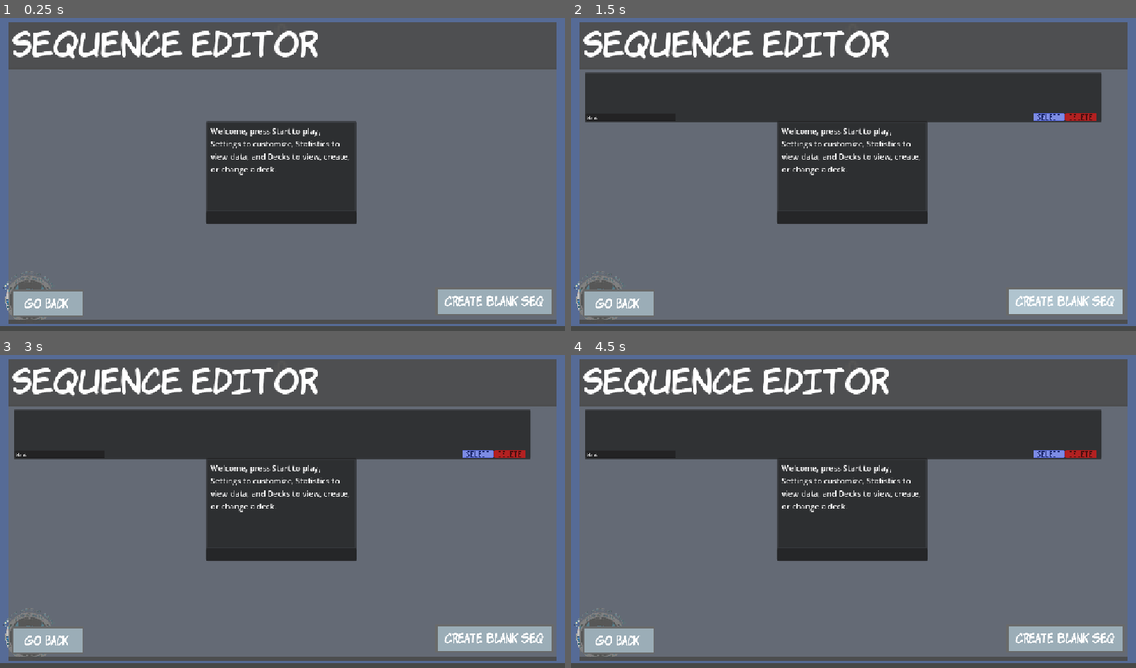
Above: before the commit, frames 1-4 (two rows, left to right).
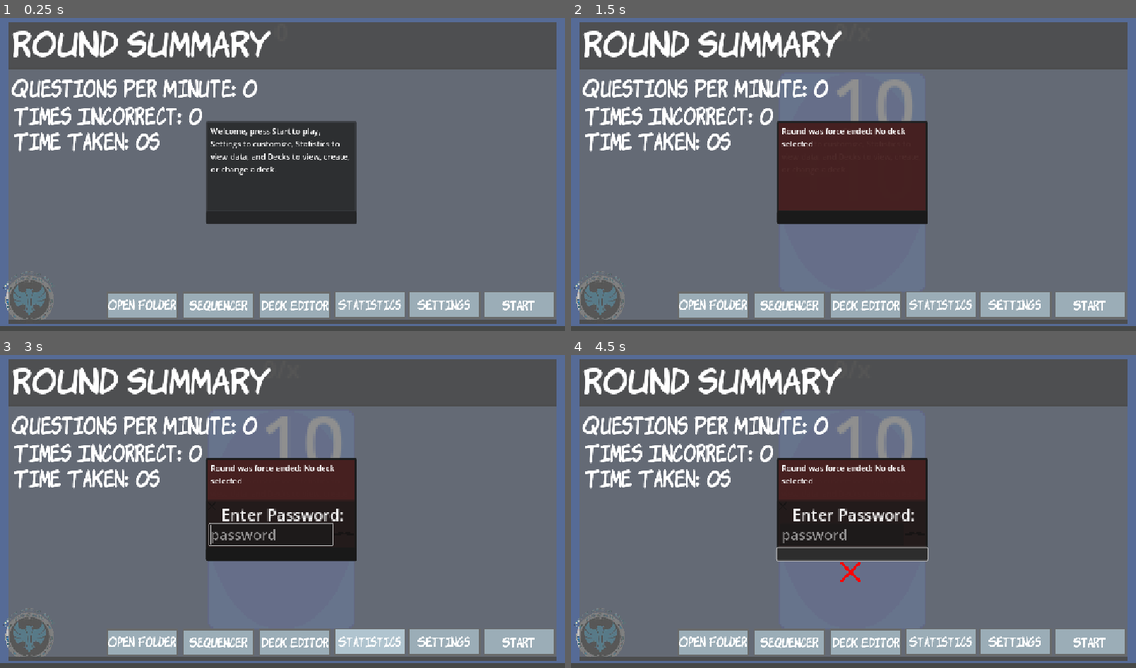
Above: after the commit, the same moments.

Repository: 255-Ping/Flashcards
Game: Godot game, scene res://Scenes/flash_card_main.tscn
The game is run twice, just before and just after one commit, with the same random seed, the same clock (stepped at 60 frames per second) and the same inputs.
Inputs (mouse positions are in pixels of both pictures, inside the frame that each line leads up to):
- Up to frame 1 (0.25 s): no input
- Up to frame 2 (1.5 s): click (1090, 305) at 0.5 s, where only the run after the commit has a clickable "Start"; click (1090, 305) at 1.25 s, where only the run after the commit has a clickable "Start"
- Up to frame 3 (3 s): click (497, 639) at 2 s, where only the run before the commit has a clickable "Create Blank Seq"; click (367, 642) at 2.75 s, where only the run after the commit has a clickable "Statistics"
- Up to frame 4 (4.5 s): click (1051, 455) at 3.52 s; click (853, 555) at 4.27 s

The runs differ from the first frame. In frame 1, 11% of the frame differs, in the area x 2-98%, y 4-96%; in frame 2, 25%; in frame 3, 28%; in frame 4, 28%.

Commit message:
Stable for Web Build

Diff:
--- a/Scenes/flash_card_main.tscn
+++ b/Scenes/flash_card_main.tscn
@@ -197,7 +197,6 @@
 vertical_alignment = 1
 
 [node name="RestartRound" type="Control" parent="."]
-visible = false
 z_index = 1000
 anchors_preset = 0
 offset_right = 40.0
@@ -907,6 +906,7 @@
 text = "Import"
 
 [node name="SequenceEditor" type="Control" parent="."]
+visible = false
 anchors_preset = 0
 offset_right = 40.0
 offset_bottom = 40.0
@@ -973,6 +973,7 @@
 offset_top = 121.0
 offset_right = 1127.0
 offset_bottom = 329.0
+vertical_scroll_mode = 2
 
 [node name="VBoxContainer" type="VBoxContainer" parent="SequenceEditor/ScrollContainer"]
 layout_mode = 2
@@ -985,9 +986,11 @@
 offset_top = 345.0
 offset_right = 1127.0
 offset_bottom = 553.0
+horizontal_scroll_mode = 2
 
 [node name="HBoxContainer" type="HBoxContainer" parent="SequenceEditor/ScrollContainerDeck"]
 layout_mode = 2
+size_flags_horizontal = 3
 
 [node name="AudioStreamPlayer2D" type="AudioStreamPlayer2D" parent="."]
 stream = ExtResource("16_svhce")
--- a/Scenes/sequence_deck.tscn
+++ b/Scenes/sequence_deck.tscn
@@ -7,20 +7,22 @@
 [ext_resource type="Texture2D" uid="uid://c6aa5fwy0i3nc" path="res://Textures/Buttons/x_hover.png" id="6_7kuid"]
 
 [node name="SequenceDeck" type="Control"]
-custom_minimum_size = Vector2(56, 76)
+custom_minimum_size = Vector2(165, 190)
 layout_mode = 3
-anchor_right = 0.049000002
-anchor_bottom = 0.117000006
-offset_right = -0.44800186
-offset_bottom = 0.18399811
+anchor_right = 0.143
+anchor_bottom = 0.293
+offset_right = 0.2639923
+offset_bottom = 0.13598633
+size_flags_horizontal = 3
 script = ExtResource("1_pqw84")
 
 [node name="Card" type="Sprite2D" parent="."]
-position = Vector2(28, 45)
-scale = Vector2(0.5, 0.5)
+position = Vector2(82, 123)
+scale = Vector2(1.65, 1.65)
 texture = ExtResource("2_pqw84")
 
 [node name="DeleteSequence" type="TextureButton" parent="."]
+visible = false
 layout_mode = 0
 offset_left = 4.0
 offset_top = 2.0
@@ -30,14 +32,15 @@
 texture_pressed = ExtResource("5_y1u10")
 texture_hover = ExtResource("6_7kuid")
 
-[node name="SequenceName" type="Label" parent="."]
+[node name="DeckName" type="Label" parent="."]
 layout_mode = 0
-offset_left = 7.0
-offset_top = 30.0
-offset_right = 280.33334
-offset_bottom = 236.66666
+offset_left = 17.0
+offset_top = 79.0
+offset_right = 877.0
+offset_bottom = 725.6666
 scale = Vector2(0.15, 0.15)
 theme_override_font_sizes/font_size = 64
 autowrap_mode = 3
+script = ExtResource("1_pqw84")
 
 [connection signal="pressed" from="DeleteSequence" to="." method="_on_delete_card_pressed"]
--- a/Scripts/SequenceEditor/sequence_deck.gd
+++ b/Scripts/SequenceEditor/sequence_deck.gd
@@ -4,12 +4,8 @@
 
 extends Control
 
+var text: String
 
 # Called when the node enters the scene tree for the first time.
-func _ready() -> void:
-	pass # Replace with function body.
-
-
-# Called every frame. 'delta' is the elapsed time since the previous frame.
-func _process(delta: float) -> void:
-	pass
+#func _ready() -> void:
+#	$DeckName.text = text
--- a/Scripts/flash_cards.gd
+++ b/Scripts/flash_cards.gd
@@ -68,6 +68,7 @@
 #DeckManager Node Variables
 @onready var deck_entry = preload("res://Scenes/deck.tscn")
 @onready var sequence_entry = preload("res://Scenes/sequence.tscn")
+@onready var sequence_deck_entry = preload("res://Scenes/sequence_deck.tscn")
 
 #PopUp Node Variables
 @onready var popup = preload("res://Scenes/popup_manager.tscn")
@@ -182,6 +183,8 @@
 #Reloads sequences in sequence ui
 	reload_sequence_list()
 	print("Sequence list reloaded")
+	reload_sequence_deck_list()
+	print("Sequence Deck list reloaded")
 
 #Start Popup
 	create_popup("Welcome, press Start to play, Settings to customize, Statistics to view data, and Decks to view, create, or change a deck.", 10)
@@ -751,6 +754,29 @@
 		instance.decks = loaded_sequence
 		$SequenceEditor/ScrollContainer/VBoxContainer.add_child(instance)
 
+func reload_sequence_deck_list():
+#Deletes children in sequence list
+	for child in $SequenceEditor/ScrollContainerDeck/HBoxContainer.get_children():
+		child.queue_free()
+#Loads sequence names data and checks if it exists
+	var loaded_deck_names = save.load_json("deck_names.deck")
+	if !loaded_deck_names:
+		return
+#Loops through sequences
+	for i in loaded_deck_names:
+	#Creates a deck data var and makes sure it has data
+		var loaded_deck = save.load_json(str(i, ".deck"))
+		if !loaded_deck:
+			push_error("Data fault, deck_names contains a name with no data.")
+			create_popup("Data fault, deck_names contains a name with no data.", -1.0, "error")
+			return
+	#Adds the deck to the visual list
+		var instance = sequence_deck_entry.instantiate()
+		instance.text = i
+		#instance.deck = i
+		#instance.cards = loaded_deck
+		$SequenceEditor/ScrollContainerDeck/HBoxContainer.add_child(instance)
+
 #------------------------------
 #POPUP CREATOR FUNCTIONS
 #------------------------------
Not shown, changed: export_presets.cfg
